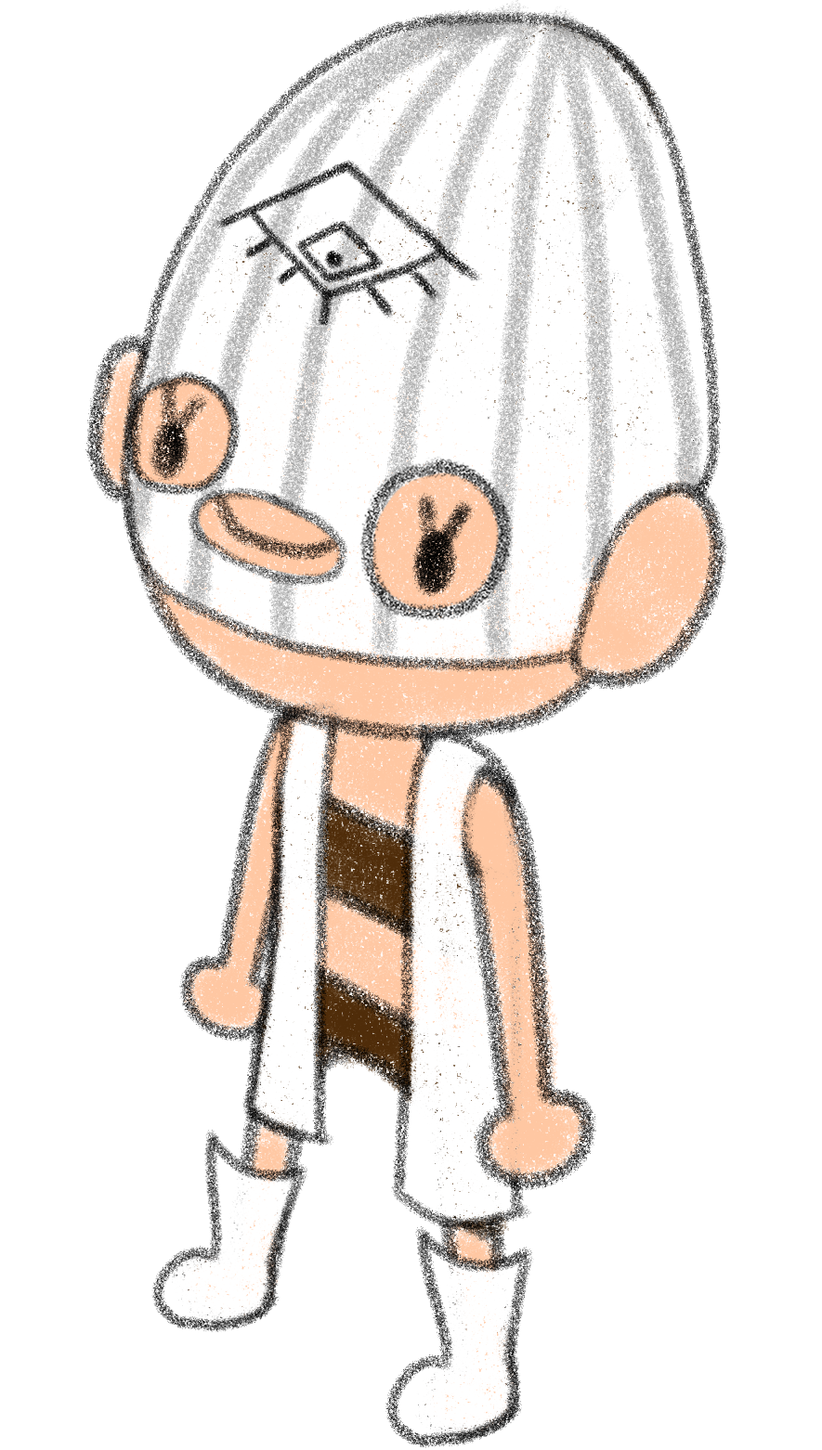
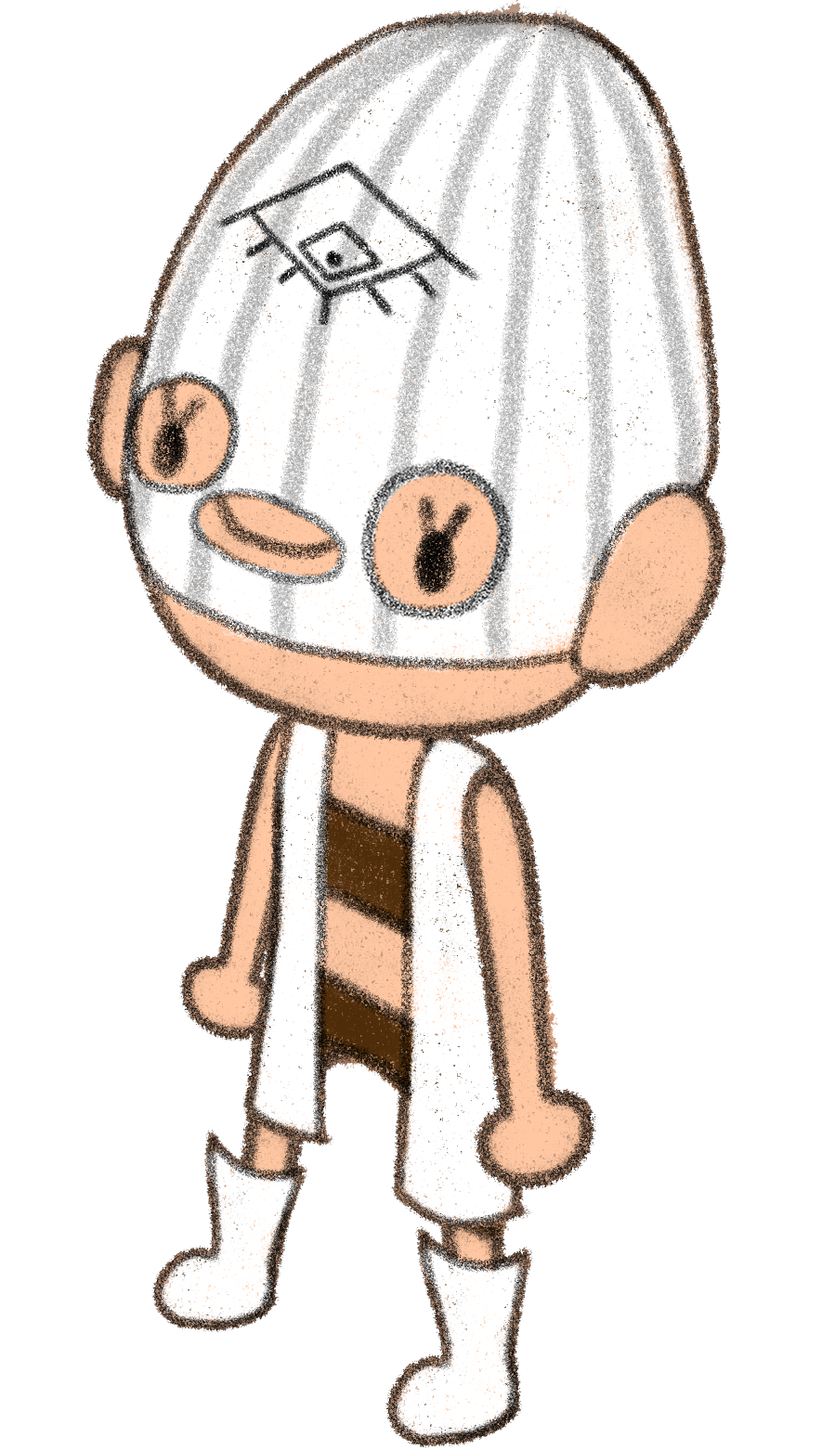
Layer changes from the first 822px x 1450px image to the second:
painted on "diagonal abajo cabeza" over 85, 0, 727, 742
painted on "brazo_derecho" over 459, 765, 596, 1191
painted on "diagonal cuerpo" over 242, 670, 532, 1231
painted on "pierna_derecha" over 385, 1052, 533, 1449
painted on "pierna_izq" over 152, 960, 330, 1333
painted on "brazo_izq" over 179, 702, 322, 1042
